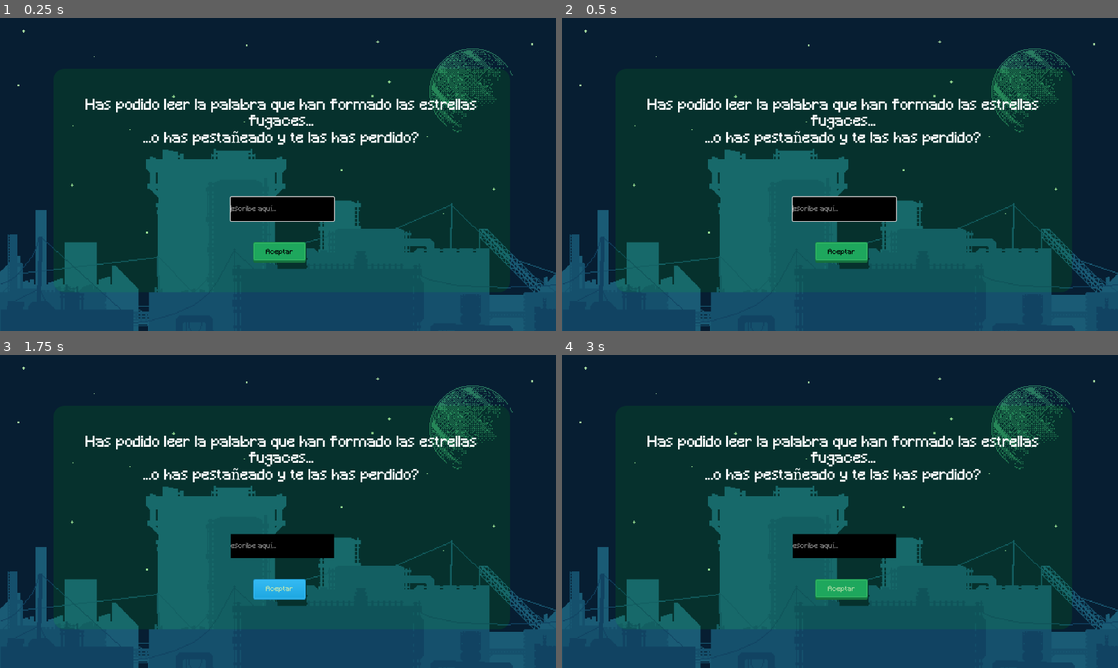
Above: before the commit, frames 1-4 (two rows, left to right).
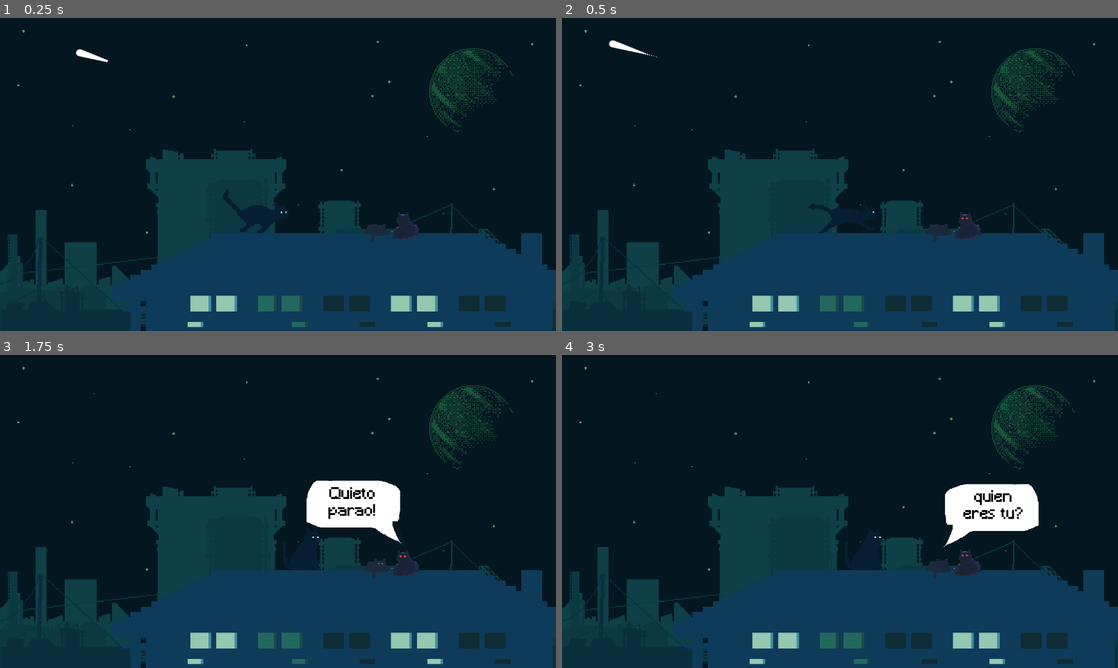
Above: after the commit, the same moments.

Repository: DEVizzent/mermelada-jam-2023
Game: Godot game, scene res://TypeWordAtEnd/type_word_at_end.tscn
The game is run twice, just before and just after one commit, with the same random seed, the same clock (stepped at 60 frames per second) and the same inputs. This scene is started directly instead of the project's main scene.
Inputs (mouse positions are in pixels of both pictures, inside the frame that each line leads up to):
- Up to frame 1 (0.25 s): no input
- Up to frame 2 (0.5 s): no input
- Up to frame 3 (1.75 s): click (278, 589) at 0.5 s, where only the run before the commit has a clickable "Aceptar"; move the mouse to (400, 495) at 1.27 s; hold Right (ui_right) from 1.28 s (still down); hold Space (jump) from 1.28 s (still down); click (400, 495) at 1.42 s
- Up to frame 4 (3 s): release Right (ui_right) at 2 s; release Space (jump) at 2 s; tap Enter at 2 s; drag from (728, 527) to (812, 574) at 2.02 s; tap Space (jump) at 2.75 s; move the mouse to (895, 442) at 2.77 s; hold Left (ui_left) from 2.78 s (still down); hold Space (jump) from 2.78 s (still down)

The runs differ from the first frame. In frame 1, 64% of the frame differs, in the area x 0-100%, y 3-100%; in frame 2, 64%; in frame 3, 63%; in frame 4, 63%.

Commit message:
pantalla final demo

Diff:
--- a/StarsRain/EstrellaFugaz/Estrella.gd
+++ b/StarsRain/EstrellaFugaz/Estrella.gd
@@ -19,7 +19,7 @@
 
 func _ready():
 	if !posicion_inicial:
-		posicion_inicial = Vector2(100,100)
+		posicion_inicial = Vector2(250,100)
 	position = posicion_inicial
 	direction = _random_direction()
 	animation_player.play("life_time_estrella")
--- a/StarsRain/EstrellaFugaz/estrella.tscn
+++ b/StarsRain/EstrellaFugaz/estrella.tscn
@@ -178,9 +178,9 @@
 visible = false
 offset_left = -17.0
 offset_top = -49.0
-offset_right = -7.0
+offset_right = 18.0
 offset_bottom = -24.0
-text = "a"
+text = "yeah"
 label_settings = SubResource("LabelSettings_ubm1u")
 
 [node name="AnimationPlayer" type="AnimationPlayer" parent="."]
--- a/TypeWordAtEnd/type_word_at_end.gd
+++ b/TypeWordAtEnd/type_word_at_end.gd
@@ -1,8 +1,8 @@
 extends Node2D
 
-@onready var line_text : LineEdit = $TextureRect/LineEdit
+@onready var line_text : LineEdit = $bocadillo3/LineEdit
 
-func _ready():
+func put_focus_on_line_text():
 	line_text.grab_focus()
 
 func _on_button_pressed():
--- a/TypeWordAtEnd/type_word_at_end.tscn
+++ b/TypeWordAtEnd/type_word_at_end.tscn
@@ -1,22 +1,333 @@
-[gd_scene load_steps=7 format=3 uid="uid://8l4e0feev8ra"]
+[gd_scene load_steps=39 format=3 uid="uid://8l4e0feev8ra"]
 
 [ext_resource type="Script" path="res://TypeWordAtEnd/type_word_at_end.gd" id="1_c8wdt"]
 [ext_resource type="Theme" uid="uid://cqwidxi43kv5d" path="res://ButtonTheme/new_theme1.tres" id="2_c31vg"]
 [ext_resource type="Texture2D" uid="uid://ccxvwsthy6mhk" path="res://Inicio/Background.png" id="2_ltl4i"]
-
-[sub_resource type="StyleBoxFlat" id="StyleBoxFlat_e0866"]
-bg_color = Color(0, 0.968627, 0, 0.0901961)
-corner_radius_top_left = 25
-corner_radius_top_right = 25
-corner_radius_bottom_right = 25
-corner_radius_bottom_left = 25
-
-[sub_resource type="StyleBoxFlat" id="StyleBoxFlat_jaljn"]
-bg_color = Color(0, 0, 0, 1)
+[ext_resource type="PackedScene" uid="uid://dhcqkivmh5tqg" path="res://Levels/BloquesReutilizables/bloque_final.tscn" id="4_yacqs"]
+[ext_resource type="Texture2D" uid="uid://c01pn4s5jow3y" path="res://Player/Sprites/idle.png" id="5_c8225"]
+[ext_resource type="Texture2D" uid="uid://tpv64vn05nvs" path="res://Player/Sprites/jumping.png" id="6_yujig"]
+[ext_resource type="Texture2D" uid="uid://cimakeeym1fmm" path="res://Player/Sprites/running.png" id="7_yiahf"]
+[ext_resource type="Texture2D" uid="uid://bbo4h1ght4j8t" path="res://TypeWordAtEnd/bocadillo.png" id="8_c867i"]
+[ext_resource type="PackedScene" uid="uid://hxij2mcb8i5o" path="res://StarsRain/EstrellaFugaz/estrella.tscn" id="9_vebo4"]
+
+[sub_resource type="AtlasTexture" id="AtlasTexture_4h12y"]
+atlas = ExtResource("5_c8225")
+region = Rect2(5, 0, 27, 40)
+
+[sub_resource type="AtlasTexture" id="AtlasTexture_aqajw"]
+atlas = ExtResource("5_c8225")
+region = Rect2(45, 0, 27, 40)
+
+[sub_resource type="AtlasTexture" id="AtlasTexture_e5nr8"]
+atlas = ExtResource("5_c8225")
+region = Rect2(85, 0, 27, 40)
+
+[sub_resource type="AtlasTexture" id="AtlasTexture_m0dlh"]
+atlas = ExtResource("5_c8225")
+region = Rect2(125, 0, 27, 40)
+
+[sub_resource type="AtlasTexture" id="AtlasTexture_464vu"]
+atlas = ExtResource("5_c8225")
+region = Rect2(165, 0, 27, 40)
+
+[sub_resource type="AtlasTexture" id="AtlasTexture_rk2oc"]
+atlas = ExtResource("5_c8225")
+region = Rect2(205, 0, 27, 40)
+
+[sub_resource type="AtlasTexture" id="AtlasTexture_ucxed"]
+atlas = ExtResource("5_c8225")
+region = Rect2(245, 0, 27, 40)
+
+[sub_resource type="AtlasTexture" id="AtlasTexture_xcncl"]
+atlas = ExtResource("5_c8225")
+region = Rect2(285, 0, 27, 40)
+
+[sub_resource type="AtlasTexture" id="AtlasTexture_msrjo"]
+atlas = ExtResource("5_c8225")
+region = Rect2(325, 0, 27, 40)
+
+[sub_resource type="AtlasTexture" id="AtlasTexture_ixoa6"]
+atlas = ExtResource("5_c8225")
+region = Rect2(365, 0, 27, 40)
+
+[sub_resource type="AtlasTexture" id="AtlasTexture_c34lr"]
+atlas = ExtResource("5_c8225")
+region = Rect2(405, 0, 27, 40)
+
+[sub_resource type="AtlasTexture" id="AtlasTexture_c5tng"]
+atlas = ExtResource("5_c8225")
+region = Rect2(445, 0, 27, 40)
+
+[sub_resource type="AtlasTexture" id="AtlasTexture_t1jkf"]
+atlas = ExtResource("6_yujig")
+region = Rect2(220, 0, 44, 40)
+
+[sub_resource type="AtlasTexture" id="AtlasTexture_rs23k"]
+atlas = ExtResource("6_yujig")
+region = Rect2(264, 0, 44, 40)
+
+[sub_resource type="AtlasTexture" id="AtlasTexture_uujyo"]
+atlas = ExtResource("7_yiahf")
+region = Rect2(44, 3, 44, 31)
+
+[sub_resource type="AtlasTexture" id="AtlasTexture_vk2p0"]
+atlas = ExtResource("7_yiahf")
+region = Rect2(88, 3, 44, 31)
+
+[sub_resource type="AtlasTexture" id="AtlasTexture_f3c7e"]
+atlas = ExtResource("6_yujig")
+region = Rect2(44, 0, 44, 40)
+
+[sub_resource type="AtlasTexture" id="AtlasTexture_cofvn"]
+atlas = ExtResource("6_yujig")
+region = Rect2(132, 0, 44, 40)
+
+[sub_resource type="AtlasTexture" id="AtlasTexture_lphrs"]
+atlas = ExtResource("6_yujig")
+region = Rect2(176, 0, 44, 40)
+
+[sub_resource type="AtlasTexture" id="AtlasTexture_ph70f"]
+atlas = ExtResource("7_yiahf")
+region = Rect2(0, 3, 44, 31)
+
+[sub_resource type="AtlasTexture" id="AtlasTexture_spjun"]
+atlas = ExtResource("7_yiahf")
+region = Rect2(132, 3, 44, 31)
+
+[sub_resource type="AtlasTexture" id="AtlasTexture_pbrl6"]
+atlas = ExtResource("7_yiahf")
+region = Rect2(176, 3, 44, 31)
+
+[sub_resource type="AtlasTexture" id="AtlasTexture_yur8a"]
+atlas = ExtResource("7_yiahf")
+region = Rect2(220, 3, 44, 31)
+
+[sub_resource type="SpriteFrames" id="SpriteFrames_7pdrg"]
+animations = [{
+"frames": [{
+"duration": 1.0,
+"texture": SubResource("AtlasTexture_4h12y")
+}, {
+"duration": 1.0,
+"texture": SubResource("AtlasTexture_aqajw")
+}, {
+"duration": 1.0,
+"texture": SubResource("AtlasTexture_e5nr8")
+}, {
+"duration": 1.0,
+"texture": SubResource("AtlasTexture_m0dlh")
+}, {
+"duration": 1.0,
+"texture": SubResource("AtlasTexture_464vu")
+}, {
+"duration": 1.0,
+"texture": SubResource("AtlasTexture_rk2oc")
+}, {
+"duration": 1.0,
+"texture": SubResource("AtlasTexture_ucxed")
+}, {
+"duration": 1.0,
+"texture": SubResource("AtlasTexture_xcncl")
+}, {
+"duration": 1.0,
+"texture": SubResource("AtlasTexture_msrjo")
+}, {
+"duration": 1.0,
+"texture": SubResource("AtlasTexture_ixoa6")
+}, {
+"duration": 1.0,
+"texture": SubResource("AtlasTexture_c34lr")
+}, {
+"duration": 1.0,
+"texture": SubResource("AtlasTexture_c5tng")
+}],
+"loop": true,
+"name": &"idle",
+"speed": 10.0
+}, {
+"frames": [{
+"duration": 0.5,
+"texture": SubResource("AtlasTexture_t1jkf")
+}, {
+"duration": 1.0,
+"texture": SubResource("AtlasTexture_rs23k")
+}],
+"loop": true,
+"name": &"jump_down",
+"speed": 5.0
+}, {
+"frames": [{
+"duration": 1.0,
+"texture": SubResource("AtlasTexture_uujyo")
+}, {
+"duration": 1.0,
+"texture": SubResource("AtlasTexture_vk2p0")
+}, {
+"duration": 1.0,
+"texture": SubResource("AtlasTexture_f3c7e")
+}, {
+"duration": 1.0,
+"texture": SubResource("AtlasTexture_cofvn")
+}, {
+"duration": 1.0,
+"texture": SubResource("AtlasTexture_lphrs")
+}],
+"loop": false,
+"name": &"jump_up",
+"speed": 18.0
+}, {
+"frames": [{
+"duration": 1.0,
+"texture": SubResource("AtlasTexture_ph70f")
+}, {
+"duration": 1.0,
+"texture": SubResource("AtlasTexture_uujyo")
+}, {
+"duration": 1.0,
+"texture": SubResource("AtlasTexture_vk2p0")
+}, {
+"duration": 1.0,
+"texture": SubResource("AtlasTexture_spjun")
+}, {
+"duration": 1.0,
+"texture": SubResource("AtlasTexture_pbrl6")
+}, {
+"duration": 1.0,
+"texture": SubResource("AtlasTexture_yur8a")
+}],
+"loop": true,
+"name": &"run",
+"speed": 6.0
+}]
 
 [sub_resource type="LabelSettings" id="LabelSettings_qclgm"]
 line_spacing = 3.055
-font_size = 33
+font_size = 35
+font_color = Color(0, 0, 0, 1)
+
+[sub_resource type="StyleBoxFlat" id="StyleBoxFlat_jaljn"]
+bg_color = Color(1, 1, 1, 1)
+
+[sub_resource type="Animation" id="Animation_tun4p"]
+resource_name = "new_animation"
+length = 5.0
+tracks/0/type = "value"
+tracks/0/imported = false
+tracks/0/enabled = true
+tracks/0/path = NodePath("TypeWordAtEnd/AnimatedSprite2D:position")
+tracks/0/interp = 1
+tracks/0/loop_wrap = true
+tracks/0/keys = {
+"times": PackedFloat32Array(0, 0.7),
+"transitions": PackedFloat32Array(1, 1),
+"update": 0,
+"values": [Vector2(523, 451), Vector2(696, 450)]
+}
+tracks/1/type = "value"
+tracks/1/imported = false
+tracks/1/enabled = true
+tracks/1/path = NodePath("TypeWordAtEnd/AnimatedSprite2D:animation")
+tracks/1/interp = 1
+tracks/1/loop_wrap = true
+tracks/1/keys = {
+"times": PackedFloat32Array(0, 0.7, 0.8),
+"transitions": PackedFloat32Array(1, 1, 1),
+"update": 1,
+"values": [&"run", &"run", &"idle"]
+}
+tracks/2/type = "value"
+tracks/2/imported = false
+tracks/2/enabled = true
+tracks/2/path = NodePath("TypeWordAtEnd/bocadillo1:visible")
+tracks/2/interp = 1
+tracks/2/loop_wrap = true
+tracks/2/keys = {
+"times": PackedFloat32Array(0, 0.6, 2.1),
+"transitions": PackedFloat32Array(1, 1, 1),
+"update": 1,
+"values": [false, true, false]
+}
+tracks/3/type = "value"
+tracks/3/imported = false
+tracks/3/enabled = true
+tracks/3/path = NodePath("TypeWordAtEnd/bocadillo2:visible")
+tracks/3/interp = 1
+tracks/3/loop_wrap = true
+tracks/3/keys = {
+"times": PackedFloat32Array(0, 2.3, 4.1),
+"transitions": PackedFloat32Array(1, 1, 1),
+"update": 1,
+"values": [false, true, false]
+}
+tracks/4/type = "value"
+tracks/4/imported = false
+tracks/4/enabled = true
+tracks/4/path = NodePath("TypeWordAtEnd/bocadillo3:visible")
+tracks/4/interp = 1
+tracks/4/loop_wrap = true
+tracks/4/keys = {
+"times": PackedFloat32Array(0, 4.1),
+"transitions": PackedFloat32Array(1, 1),
+"update": 1,
+"values": [false, true]
+}
+
+[sub_resource type="Animation" id="Animation_g5gko"]
+length = 0.001
+tracks/0/type = "value"
+tracks/0/imported = false
+tracks/0/enabled = true
+tracks/0/path = NodePath("TypeWordAtEnd/AnimatedSprite2D:position")
+tracks/0/interp = 1
+tracks/0/loop_wrap = true
+tracks/0/keys = {
+"times": PackedFloat32Array(0),
+"transitions": PackedFloat32Array(1),
+"update": 0,
+"values": [Vector2(523, 451)]
+}
+tracks/1/type = "value"
+tracks/1/imported = false
+tracks/1/enabled = true
+tracks/1/path = NodePath("TypeWordAtEnd/bocadillo1:visible")
+tracks/1/interp = 1
+tracks/1/loop_wrap = true
+tracks/1/keys = {
+"times": PackedFloat32Array(0),
+"transitions": PackedFloat32Array(1),
+"update": 1,
+"values": [false]
+}
+tracks/2/type = "value"
+tracks/2/imported = false
+tracks/2/enabled = true
+tracks/2/path = NodePath("TypeWordAtEnd/bocadillo2:visible")
+tracks/2/interp = 1
+tracks/2/loop_wrap = true
+tracks/2/keys = {
+"times": PackedFloat32Array(0),
+"transitions": PackedFloat32Array(1),
+"update": 1,
+"values": [false]
+}
+tracks/3/type = "value"
+tracks/3/imported = false
+tracks/3/enabled = true
+tracks/3/path = NodePath("TypeWordAtEnd/bocadillo3:visible")
+tracks/3/interp = 1
+tracks/3/loop_wrap = true
+tracks/3/keys = {
+"times": PackedFloat32Array(0),
+"transitions": PackedFloat32Array(1),
+"update": 1,
+"values": [false]
+}
+
+[sub_resource type="AnimationLibrary" id="AnimationLibrary_se7jy"]
+_data = {
+"RESET": SubResource("Animation_g5gko"),
+"new_animation": SubResource("Animation_tun4p")
+}
 
 [node name="CanvasLayer" type="CanvasLayer"]
 
@@ -24,67 +335,108 @@
 script = ExtResource("1_c8wdt")
 
 [node name="Background" type="Sprite2D" parent="TypeWordAtEnd"]
+self_modulate = Color(0.690196, 0.776471, 0.678431, 0.85098)
 position = Vector2(641.5, 363.5)
 scale = Vector2(2.22743, 2.24383)
 texture = ExtResource("2_ltl4i")
 
-[node name="TextureRect" type="Panel" parent="TypeWordAtEnd"]
+[node name="AnimatedSprite2D" type="AnimatedSprite2D" parent="TypeWordAtEnd"]
+position = Vector2(523, 451)
+scale = Vector2(3.6, 3.6)
+sprite_frames = SubResource("SpriteFrames_7pdrg")
+animation = &"idle"
+autoplay = "idle"
+
+[node name="bocadillo1" type="Node2D" parent="TypeWordAtEnd"]
+visible = false
+
+[node name="Bocadillo" type="Sprite2D" parent="TypeWordAtEnd/bocadillo1"]
+position = Vector2(817, 359)
+texture = ExtResource("8_c867i")
+
+[node name="Label" type="Label" parent="TypeWordAtEnd/bocadillo1"]
+offset_left = 743.0
+offset_top = 304.0
+offset_right = 880.0
+offset_bottom = 382.0
+text = "Quieto parao!"
+label_settings = SubResource("LabelSettings_qclgm")
+horizontal_alignment = 1
+autowrap_mode = 3
+
+[node name="bocadillo2" type="Node2D" parent="TypeWordAtEnd"]
+visible = false
+position = Vector2(169, 8)
+
+[node name="Bocadillo" type="Sprite2D" parent="TypeWordAtEnd/bocadillo2"]
+position = Vector2(817, 359)
+texture = ExtResource("8_c867i")
+flip_h = true
+
+[node name="Label" type="Label" parent="TypeWordAtEnd/bocadillo2"]
+offset_left = 745.0
+offset_top = 303.0
+offset_right = 904.0
+offset_bottom = 381.0
+text = "quien eres tu?"
+label_settings = SubResource("LabelSettings_qclgm")
+horizontal_alignment = 1
+autowrap_mode = 3
+
+[node name="bocadillo3" type="Node2D" parent="TypeWordAtEnd"]
+visible = false
+position = Vector2(28, -51)
+
+[node name="Bocadillo" type="Sprite2D" parent="TypeWordAtEnd/bocadillo3"]
+position = Vector2(817, 359)
+texture = ExtResource("8_c867i")
+flip_h = true
+
+[node name="LineEdit" type="LineEdit" parent="TypeWordAtEnd/bocadillo3"]
 anchors_preset = 8
 anchor_left = 0.5
 anchor_top = 0.5
 anchor_right = 0.5
 anchor_bottom = 0.5
-offset_left = 123.0
-offset_top = 117.0
-offset_right = 1174.0
-offset_bottom = 631.0
+offset_left = 720.0
+offset_top = 296.0
+offset_right = 906.0
+offset_bottom = 351.0
 grow_horizontal = 2
 grow_vertical = 2
-theme_override_styles/panel = SubResource("StyleBoxFlat_e0866")
-
-[node name="LineEdit" type="LineEdit" parent="TypeWordAtEnd/TextureRect"]
-layout_mode = 1
+theme_override_colors/font_color = Color(0, 0, 0, 1)
+theme_override_colors/font_placeholder_color = Color(0, 0, 0, 1)
+theme_override_styles/normal = SubResource("StyleBoxFlat_jaljn")
+placeholder_text = "escribe aquí..."
+
+[node name="Button" type="Button" parent="TypeWordAtEnd/bocadillo3"]
 anchors_preset = 8
 anchor_left = 0.5
 anchor_top = 0.5
 anchor_right = 0.5
 anchor_bottom = 0.5
-offset_left = -117.5
-offset_top = 38.0
-offset_right = 120.5
-offset_bottom = 93.0
-grow_horizontal = 2
-grow_vertical = 2
-theme_override_styles/normal = SubResource("StyleBoxFlat_jaljn")
-placeholder_text = "escribe aquí..."
-
-[node name="Button" type="Button" parent="TypeWordAtEnd/TextureRect"]
-layout_mode = 1
-anchors_preset = 8
-anchor_left = 0.5
-anchor_top = 0.5
-anchor_right = 0.5
-anchor_bottom = 0.5
-offset_left = -65.5
-offset_top = 141.0
-offset_right = 55.5
-offset_bottom = 189.0
+offset_left = 816.0
+offset_top = 353.0
+offset_right = 905.0
+offset_bottom = 391.0
 grow_horizontal = 2
 grow_vertical = 2
 theme = ExtResource("2_c31vg")
 text = "Aceptar"
 
-[node name="Label" type="Label" parent="TypeWordAtEnd/TextureRect"]
-layout_mode = 0
-offset_left = 4.0
-offset_top = 69.0
-offset_right = 1046.0
-offset_bottom = 203.0
-text = "Has podido leer la palabra que han formado las estrellas fugaces...
-...o has pestañeado y te las has perdido?"
-label_settings = SubResource("LabelSettings_qclgm")
-horizontal_alignment = 1
-autowrap_mode = 3
-
-[connection signal="text_submitted" from="TypeWordAtEnd/TextureRect/LineEdit" to="TypeWordAtEnd" method="_on_line_edit_text_submitted"]
-[connection signal="pressed" from="TypeWordAtEnd/TextureRect/Button" to="TypeWordAtEnd" method="_on_button_pressed"]
+[node name="AnimationPlayer" type="AnimationPlayer" parent="TypeWordAtEnd"]
+root_node = NodePath("../..")
+autoplay = "new_animation"
+libraries = {
+"": SubResource("AnimationLibrary_se7jy")
+}
+
+[node name="BloqueFinal" parent="TypeWordAtEnd" instance=ExtResource("4_yacqs")]
+position = Vector2(-2186, 199)
+scale = Vector2(2, 2)
+
+[node name="Estrella" parent="TypeWordAtEnd" instance=ExtResource("9_vebo4")]
+position = Vector2(616, 227)
+
+[connection signal="text_submitted" from="TypeWordAtEnd/bocadillo3/LineEdit" to="TypeWordAtEnd" method="_on_line_edit_text_submitted"]
+[connection signal="pressed" from="TypeWordAtEnd/bocadillo3/Button" to="TypeWordAtEnd" method="_on_button_pressed"]
Binary file added: TypeWordAtEnd/bocadillo.png
Not shown, added: TypeWordAtEnd/bocadillo.png.import
